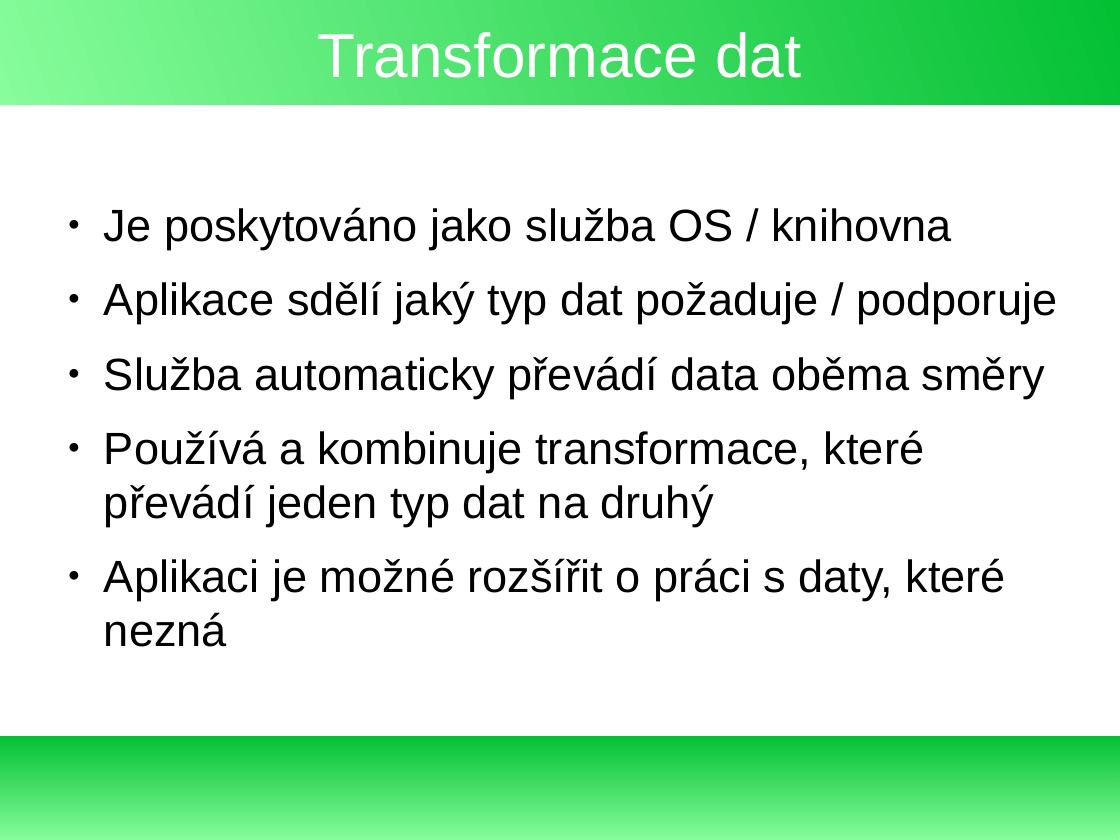
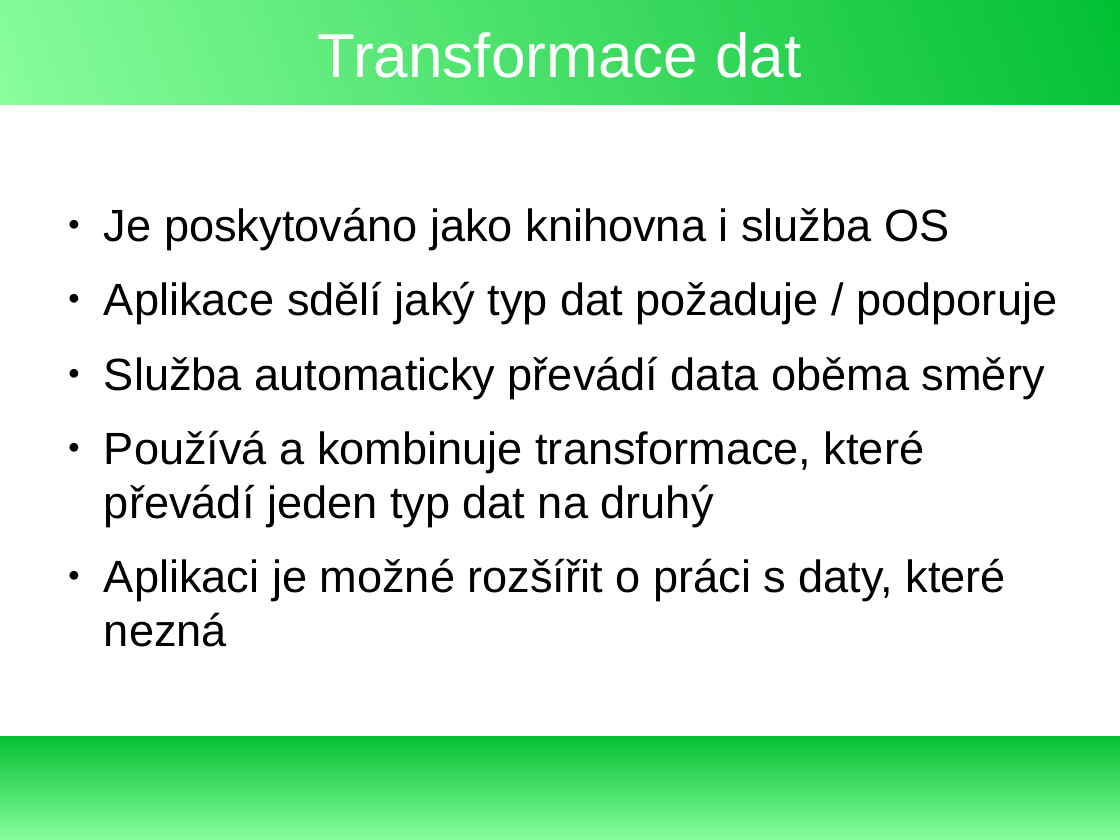
Before and after one commit to exbin/xbup-doc, a slide deck: slide 15 of presentation/binary_concept_cs_CZ.odp (slide 14 before the commit). Drawn at 1120x840 pixels with LibreOffice and Linux fonts; fonts in the diff are those of the drawing. Boxes give left, top, right and bottom in pixels: in the first picture for what was removed or moved away, otherwise in the second. Text is boxed around its words. In the diff, an @@ line names an element or a change of style, - is before the commit and + after.

```diff
--- a/presentation/binary_concept_cs_CZ.odp
+++ b/presentation/binary_concept_cs_CZ.odp
@@ text at [104,207,949,250]: text changed @@
-● Je poskytováno jako služba OS / knihovna
+● Je poskytováno jako knihovna i služba OS
```
Also in this commit, not shown: 7 other slides changed, 2 slides added.
